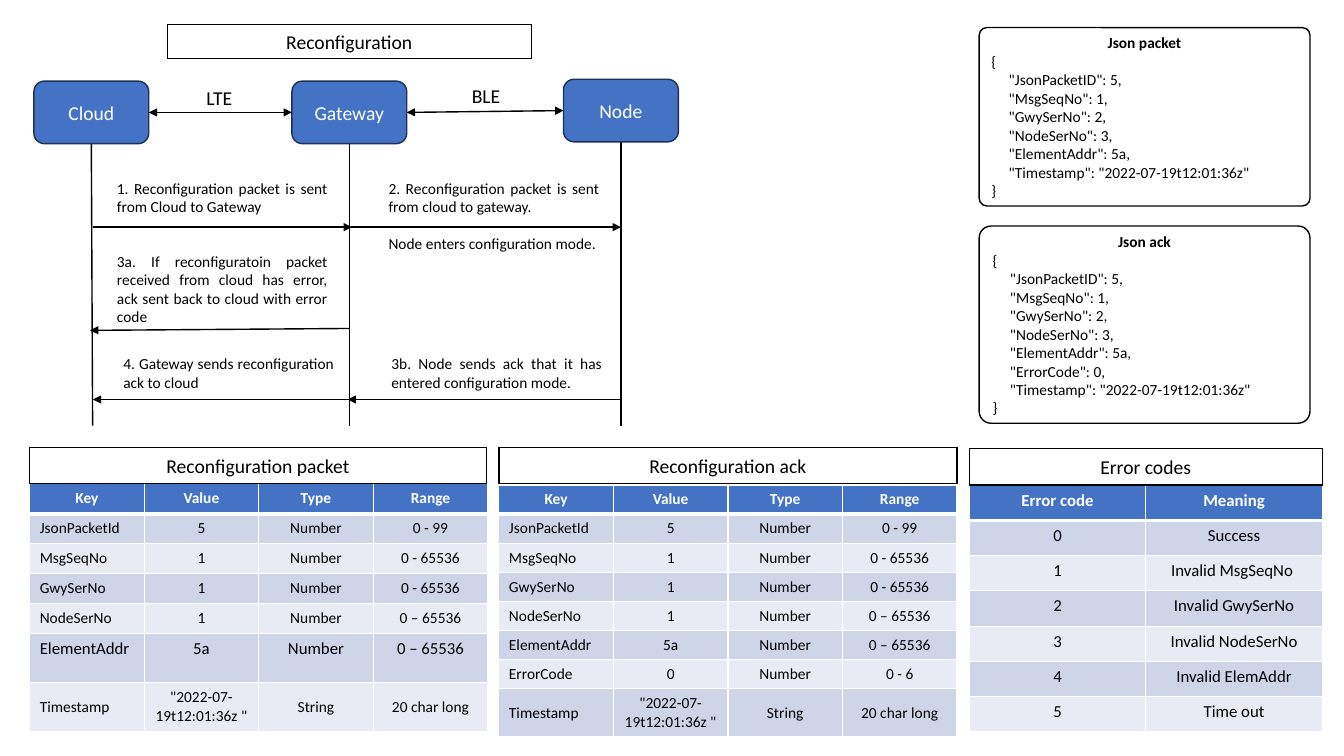
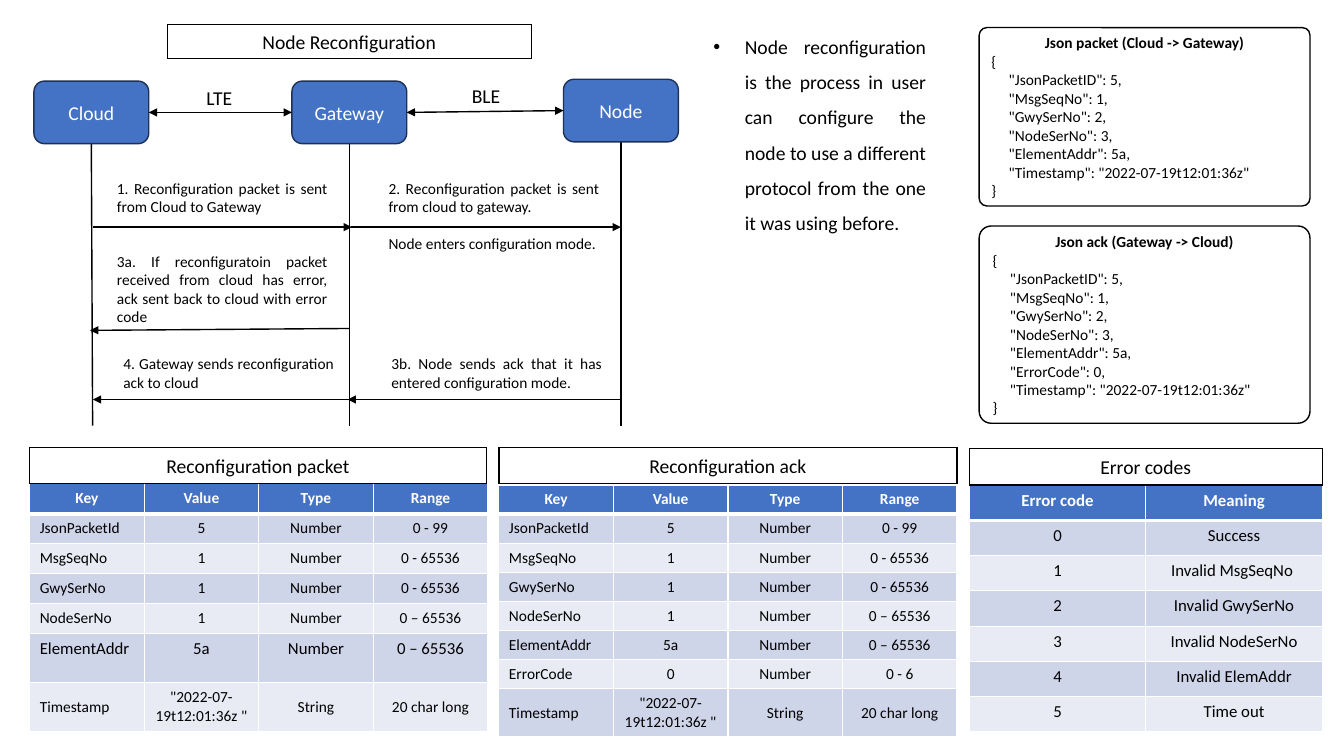
Before and after one commit to embeddedproductdev-create/ur_mesh_ir_node, a slide deck: slide 9 of BusinessFlow.pptx (slide 8 before the commit). Drawn at 1344x756 pixels with LibreOffice and Linux fonts; fonts in the diff are those of the drawing. Boxes give left, top, right and bottom in pixels: in the first picture for what was removed or moved away, otherwise in the second. Text is boxed around its words. In the diff, an @@ line names an element or a change of style, - is before the commit and + after.

Commit message:
Added links and short descriptions of process in businessflow.pptx

```diff
--- a/BusinessFlow.pptx
+++ b/BusinessFlow.pptx
@@ text in rectangle at (x1=262, y1=35, x2=436, y2=53): text changed @@
-Reconfiguration
+Node Reconfiguration
@@ text in rounded rectangle at (x1=1045, y1=36, x2=1244, y2=51): text changed @@
-Json packet
+Json packet (Cloud -> Gateway)
@@ text added at (x1=745, y1=75, x2=926, y2=234), 14 pt, text #000000 @@
+• Node reconfiguration is the process in user can configure the node to use a different protocol from the one it was using before.
@@ text in rounded rectangle at (x1=1055, y1=235, x2=1234, y2=250): text changed @@
-Json ack
+Json ack (Gateway -> Cloud)
```
Also in this commit, not shown: 9 other slides changed, 1 slide added, 3 other files.
